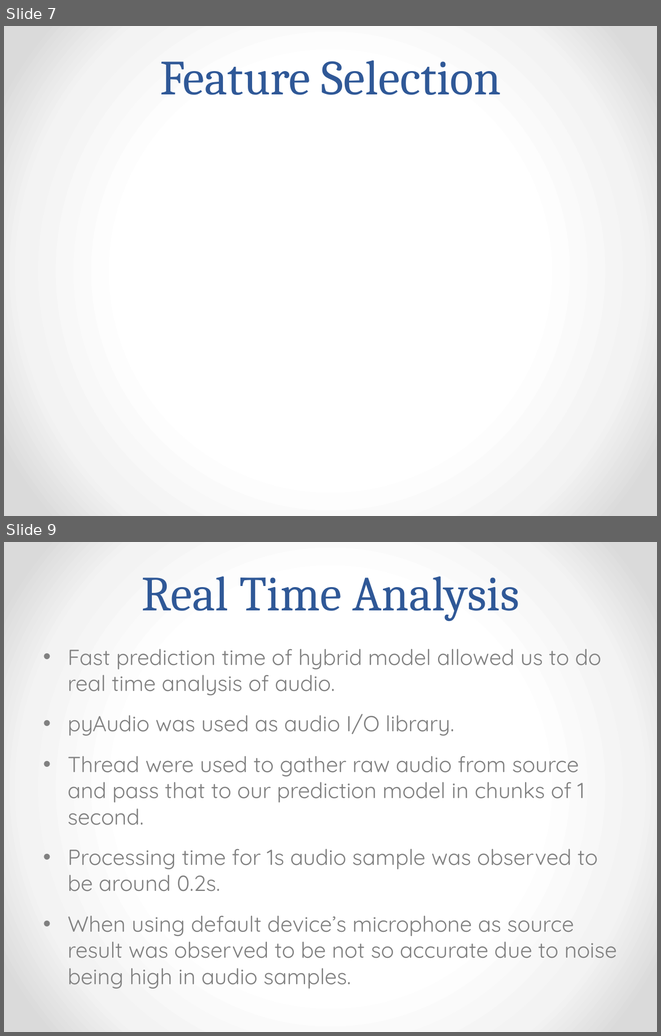
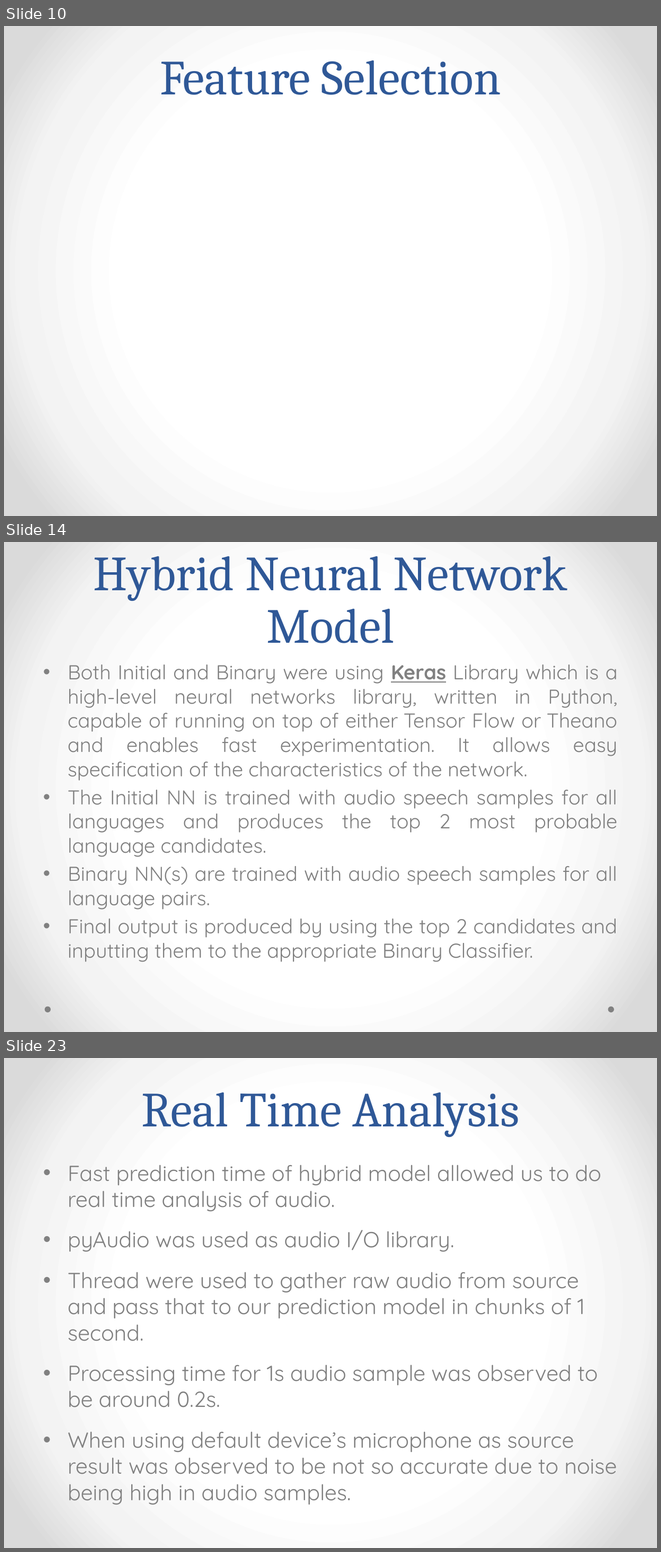
Before and after one commit to AudioExtractors/LanguageDetection, a slide deck: Docs/Presentation.pptx. Shown one above the other, each under a label of ours: slides 7 and 9 before the commit, slides 10, 14 and 23 after it; the slides between them are not shown. The pictures are 661x1036 and 661x1552 pixels, drawn with LibreOffice and Linux fonts; fonts in the diff are those of the drawing; grey boxes stand for pictures. Boxes give left, top, right and bottom in pixels: in the first picture for what was removed or moved away, otherwise in the second. Text is boxed around its words. In the diff, an @@ line names an element or a change of style, - is before the commit and + after.

```diff
--- a/Docs/Presentation.pptx
+++ b/Docs/Presentation.pptx
@@ slide 14 added at <box>4,542,657,1032</box>, background gradient #FFFFFF to #F4F4F4 to #DADADA @@
@@ title added at <box>94,556,567,643</box>, 54 pt, text #2F5897 @@
+Hybrid Neural Network Model
@@ text added at <box>68,664,618,962</box>, 22.2 pt, text #808080 @@
+• Both Initial and Binary were using Keras Library which is a high-level neural networks library, written in Python, capable of running on top of either Tensor Flow or Theano and enables fast experimentation. It allows easy specification of the characteristics of the network.
+• The Initial NN is trained with audio speech samples for all languages and produces the top 2 most probable language candidates.
+• Binary NN(s) are trained with audio speech samples for all language pairs.
+• Final output is produced by using the top 2 candidates and inputting them to the appropriate Binary Classifier.
@@ ellipse added at <box>44,1006,50,1012</box>, fill #808080 @@
@@ ellipse added at <box>608,1006,614,1012</box>, fill #808080 @@
@@ what was slide 7 is now slide 10 @@
@@ what was slide 9 is now slide 23 @@
```
Also in this commit, not shown: 2 slides changed, 15 other slides added, 2 slides removed.
